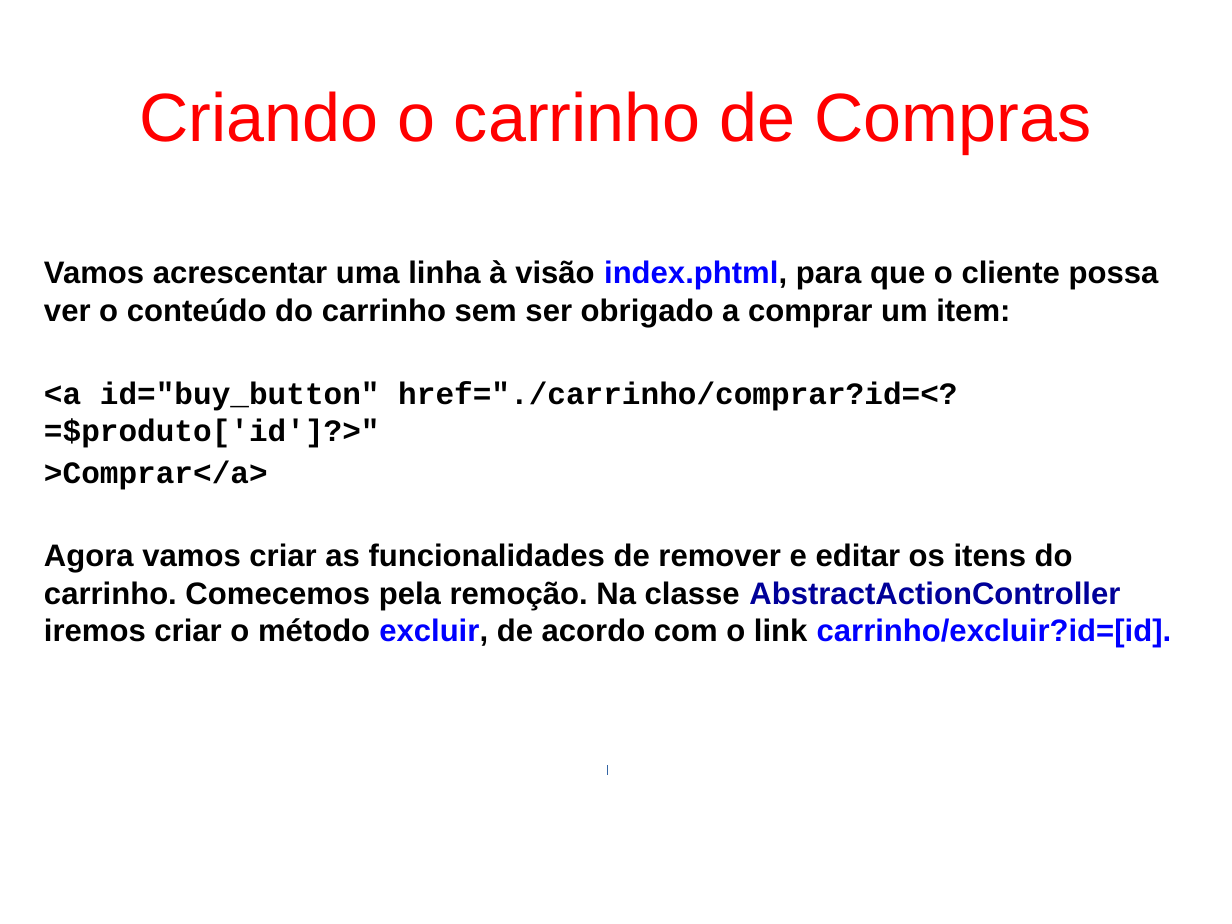
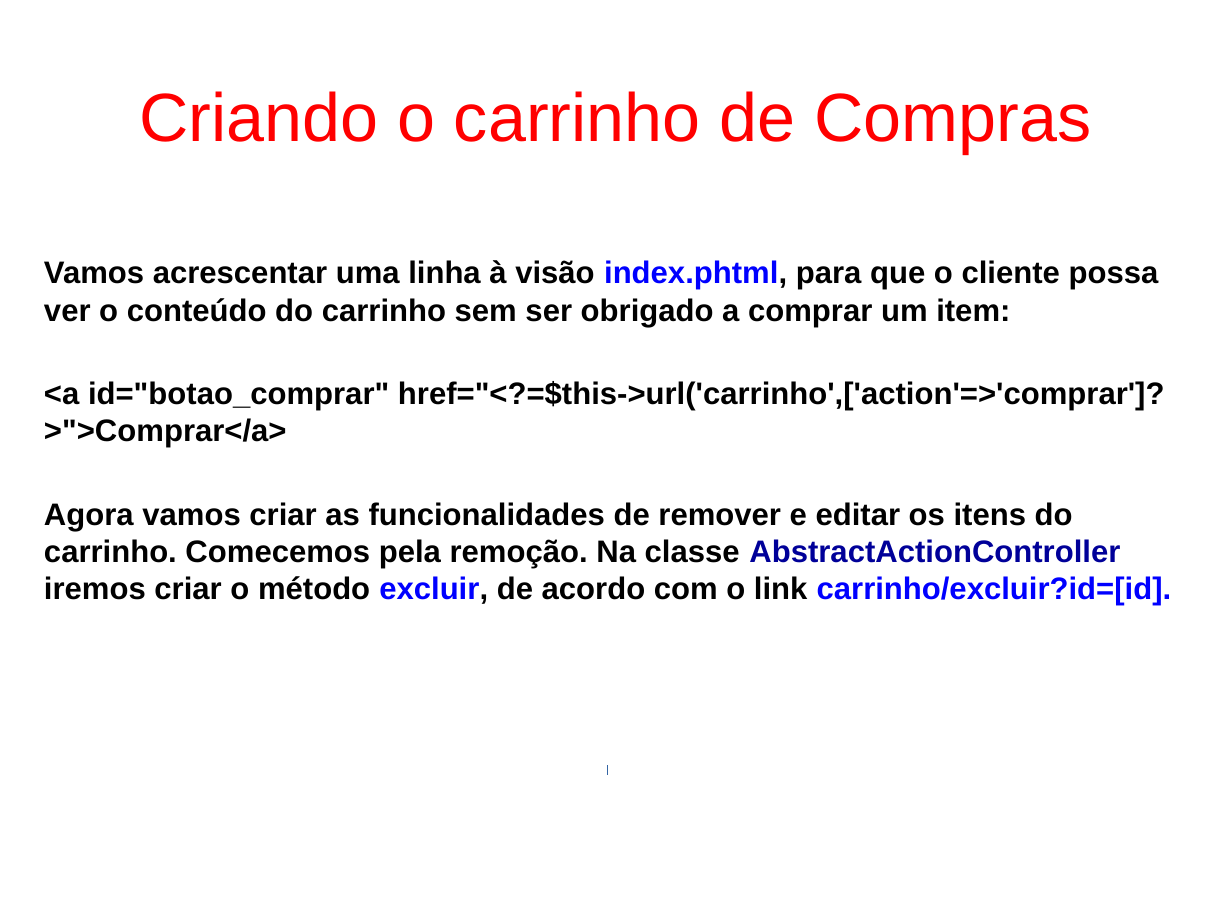
Before and after one commit to fgsl/lojasacme, a slide deck: slide 91 of docs/tutorial.odp. Drawn at 1232x924 pixels with LibreOffice and Linux fonts; fonts in the diff are those of the drawing. Boxes give left, top, right and bottom in pixels: in the first picture for what was removed or moved away, otherwise in the second. Text is boxed around its words. In the diff, an @@ line names an element or a change of style, - is before the commit and + after.

Commit message:
Ajustar o link do carrinho de compras #19

```diff
--- a/docs/tutorial.odp
+++ b/docs/tutorial.odp
@@ text at (44,381,1165,448): text changed; font Courier New to Arial @@
-<a id="buy_button" href="./carrinho/comprar?id=<?=$produto['id']?>"
->Comprar</a>
+<a id="botao_comprar" href="<?=$this->url('carrinho',['action'=>'comprar']?>">Comprar</a>
```
